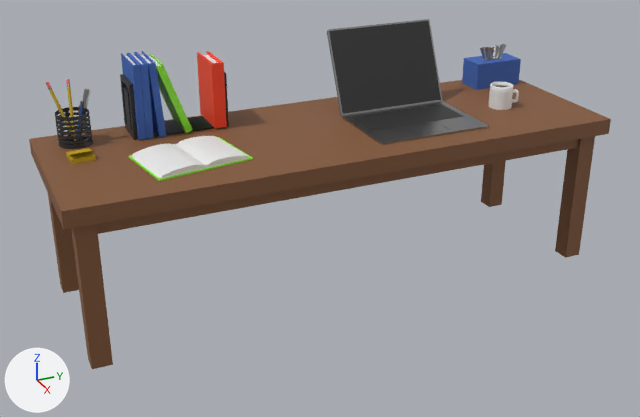
An edit to the FBX model Final project/Desk.fbx, drawn before and after from the same camera.
Rendered twice from a 50 mm camera at (8.26, -3.82, 4.93) aimed at (0.09, -0.14, 0.84). The axes (+X, +Y, +Z) are drawn at lower left. The lights are the same throughout.

Before the edit, the objects in view are built like this:
```python
me_cube_012 = bpy.data.meshes.new('Cube.012')
me_cube_012.from_pydata(...)  # 2347 vertices, 2256 faces; spans x -1.0..1.0, y -3.0..3.0, z 0.0..2.63
me_cube_012.materials.append(mat_black)  # black #2f2f2f
me_cube_012.materials.append(mat_silver)  # grey #a9a9a9
me_cube_012.materials.append(mat_pink)  # red #f5676d
me_cube_012.materials.append(mat_room_floor)  # orange #e9b86f
me_cube_012.materials.append(mat_yellow)  # yellow #c7a614
me_cube_012.materials.append(mat_blue)  # blue #3e67b8
me_cube_012.materials.append(mat_green)  # green #90ed38
me_cube_012.materials.append(mat_white)  # white #ececec
me_cube_012.materials.append(mat_red)  # red #ff4527
me_cube_012.materials.append(mat_brown)  # brown #845838
me_cube_012.materials.append(mat_coffee)  # black #2a0a05
# before: 8 (0.7, -2.9, 0.0) at pixel (88, 358), 9 (0.9, -2.9, 0.0) at pixel (92, 369), 10 (0.86, -2.86, 0.0), 11 (0.7, -2.7, 0.0), 12 (0.86, -2.7, 0.0) at pixel (112, 362)
# before: 13 (0.7, -2.86, 0.0), 14 (0.9, -2.7, 0.0) at pixel (112, 364), 26 (-0.7, -2.9, 0.0) at pixel (63, 293), 27 (-0.9, -2.9, 0.0) at pixel (60, 284), 28 (-0.86, -2.86, 0.0)
# before: 29 (-0.7, -2.7, 0.0), 30 (-0.86, -2.7, 0.0), 31 (-0.7, -2.86, 0.0) at pixel (67, 292), 32 (-0.9, -2.7, 0.0)
# before: 44 (0.7, 2.9, 0.0), 45 (0.9, 2.9, 0.0) at pixel (579, 254), 46 (0.86, 2.86, 0.0), 47 (0.7, 2.7, 0.0) at pixel (555, 250), 48 (0.86, 2.7, 0.0) at pixel (563, 256)
# before: 49 (0.7, 2.86, 0.0), 50 (0.9, 2.7, 0.0) at pixel (565, 257), 62 (-0.7, 2.9, 0.0) at pixel (501, 204), 63 (-0.9, 2.9, 0.0), 64 (-0.86, 2.86, 0.0)
# before: 65 (-0.7, 2.7, 0.0) at pixel (489, 207), 66 (-0.86, 2.7, 0.0) at pixel (482, 202), 67 (-0.7, 2.86, 0.0) at pixel (499, 205), 68 (-0.9, 2.7, 0.0) at pixel (480, 201)
ob_desk = bpy.data.objects.new('Desk', me_cube_012)
ob_desk.location = (0.0, 0.0, 0.0)
```
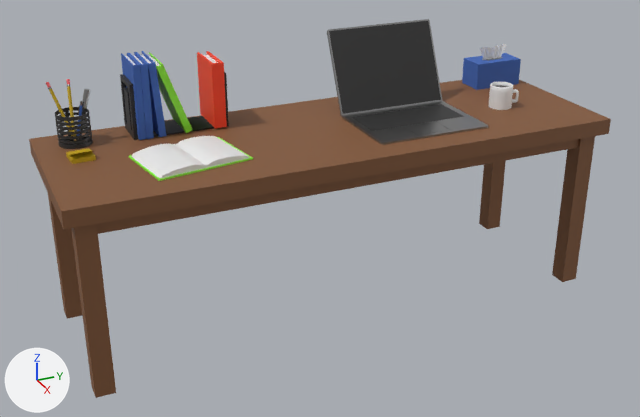
The newer file is also turned or shifted as a whole; pictures and numbers use the older file's frame.

Where the change shows, as pixel boxes (x1, y1, x2, y2) in the pictures (640 x 417 px; the box of a moved part takes in the faces that stretch with it):
'Desk', reshaped (8% taller): before (29, 19, 611, 369); after (29, 19, 611, 398)
part 1 of me_cube_012, moved or reshaped: before (48, 194, 113, 369); after (48, 194, 116, 398)
part 2 of me_cube_012, moved or reshaped: before (481, 136, 595, 258); after (479, 136, 595, 282)
part 3 of me_cube_012, recoloured: (480, 44, 506, 60) in both

The change in detail:
me_cube_012 is used by ob_desk; location (0.0, 0.0, 0.0).
Verts and faces of me_cube_012; kept vertices keep their numbers, new ones are numbered from 2347.
me_cube_012 had 2347 vertices, 2256 faces and spanned x -1.0..1.0, y -3.0..3.0, z 0.0..2.63.
me_cube_012 now has 2263 vertices, 2176 faces and spans x -1.0..1.0, y -3.0..3.0, z -0.33..2.63.
Part 1, on me_cube_012:
Vertices 8 to 14, 26 to 32 move by (0.0, 0.0, -0.33).
Part 2, on me_cube_012:
Vertices 44 to 50, 62 to 68 move by (0.0, 0.0, -0.33).
me_cube_012 part 3: 12 faces spanning x -0.74..-0.7, y 2.38..2.75, z 2.04..2.21 switch from mat_silver (grey #a9a9a9) to mat_white (white #ececec).
